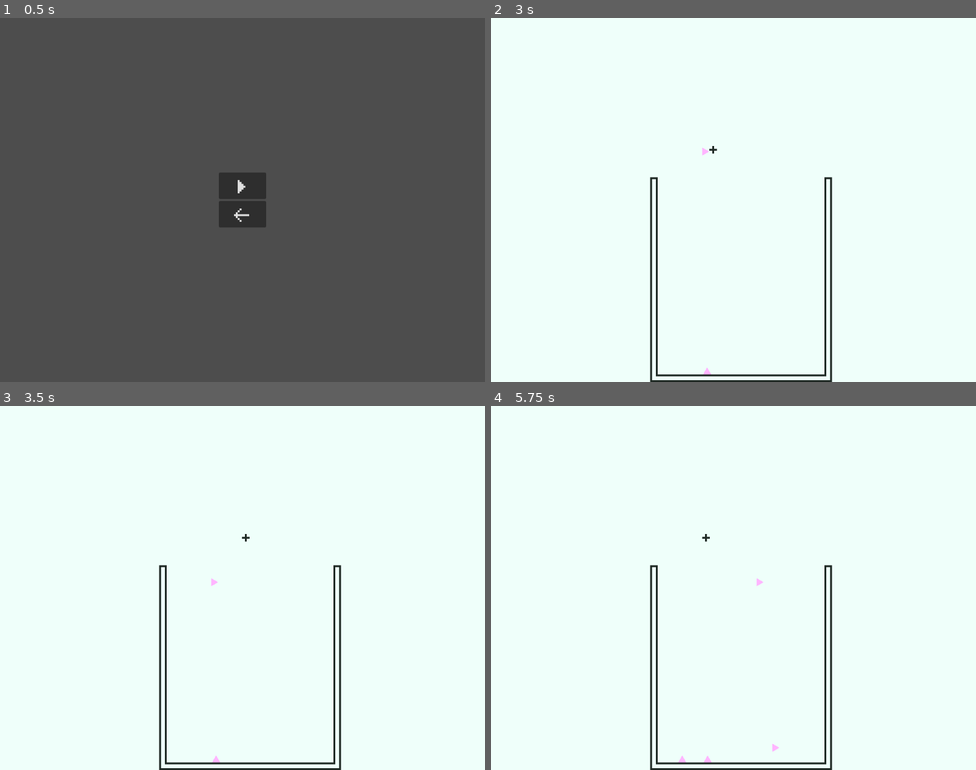
Above: before the commit, frames 1-4 (two rows, left to right).
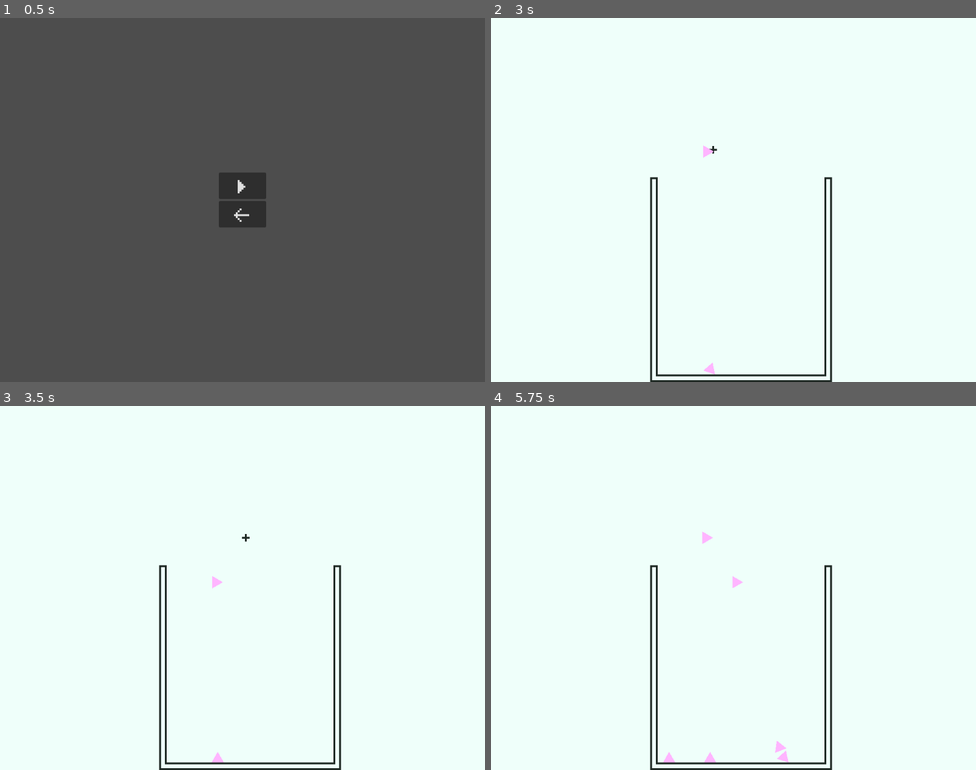
Above: after the commit, the same moments.

Repository: Silvester56/suikagon
Game: Godot game, scene res://scenes/main_menu.tscn
Two runs of this game, one before a commit and one after it. Both use one fixed random seed, a clock stepped at 60 frames per second and the inputs below.
Inputs:
- Up to frame 1 (0.5 s): no input
- Up to frame 2 (3 s): click "M" at 0.5 s; tap Enter at 1.25 s; hold D (right) 1.28-2.03 s; tap Space (drop) at 1.35, 2, 2.1, 2.85 s; hold A (left) 2.03-2.78 s; hold D (right) from 2.78 s (still down)
- Up to frame 3 (3.5 s): keep holding D (right)
- Up to frame 4 (5.75 s): tap Enter at 3.5, 5 s; tap Space (drop) at 3.6, 4.25, 4.35, 5.1 s; release D (right) at 4.28 s; hold A (left) from 4.28 s (still down)

Frame 1 is identical in both runs. In frame 2, less than 0.1% of the frame differs, in the area x 43-47%, y 35-98%; in frame 3, less than 0.1%; in frame 4, 0.3%, in the area x 35-62%, y 34-98%.

Commit message:
Refactor scenes to create polygons via code

Diff:
--- a/scenes/game.tscn
+++ b/scenes/game.tscn
@@ -1,9 +1,9 @@
 [gd_scene load_steps=8 format=4 uid="uid://guo48c2kk88c"]
 
-[ext_resource type="Texture2D" uid="uid://hg1jngpaj0vc" path="res://assets/suikashape_bin.png" id="1_xwsia"]
+[ext_resource type="Texture2D" uid="uid://hg1jngpaj0vc" path="res://assets/suikagon_bin.png" id="1_xwsia"]
 [ext_resource type="Script" path="res://scripts/player.gd" id="2_37wt5"]
 [ext_resource type="Texture2D" uid="uid://bj1lhw6ojwlse" path="res://assets/suikagon_player.png" id="3_03u2x"]
-[ext_resource type="PackedScene" uid="uid://cl8jliqdp472p" path="res://scenes/triangle.tscn" id="3_n5yn5"]
+[ext_resource type="PackedScene" uid="uid://cl8jliqdp472p" path="res://scenes/polygon.tscn" id="3_n5yn5"]
 
 [sub_resource type="TileSetAtlasSource" id="TileSetAtlasSource_polh0"]
 texture = ExtResource("1_xwsia")
@@ -51,7 +51,7 @@
 collision_layer = 2
 collision_mask = 2
 script = ExtResource("2_37wt5")
-Triangle = ExtResource("3_n5yn5")
+Polygon = ExtResource("3_n5yn5")
 
 [node name="CollisionShape2D" type="CollisionShape2D" parent="Player"]
 shape = SubResource("RectangleShape2D_bxt7l")
--- a/scenes/triangle.tscn
+++ b/scenes/polygon.tscn
@@ -1,9 +1,12 @@
-[gd_scene format=3 uid="uid://cl8jliqdp472p"]
+[gd_scene load_steps=2 format=3 uid="uid://cl8jliqdp472p"]
 
-[node name="Triangle" type="RigidBody2D"]
+[ext_resource type="Script" path="res://scripts/polygon.gd" id="1_50fdp"]
+
+[node name="Polygon" type="RigidBody2D"]
 gravity_scale = 0.5
 contact_monitor = true
 max_contacts_reported = 1
+script = ExtResource("1_50fdp")
 
 [node name="CollisionShape2D" type="CollisionPolygon2D" parent="."]
 polygon = PackedVector2Array(10, 0, -5, 8.66, -5, -8.66)
--- a/scenes/square.tscn
+++ /dev/null
@@ -1,11 +0,0 @@
-[gd_scene format=3 uid="uid://ct5tssocystaa"]
-
-[node name="Square" type="RigidBody2D"]
-gravity_scale = 0.5
-
-[node name="CollisionShape2D" type="CollisionPolygon2D" parent="."]
-polygon = PackedVector2Array(15, 15, -15, 15, -15, -15, 15, -15)
-
-[node name="Polygon2D" type="Polygon2D" parent="."]
-color = Color(0, 0.709804, 1, 1)
-polygon = PackedVector2Array(15, 15, -15, 15, -15, -15, 15, -15)
--- a/scripts/player.gd
+++ b/scripts/player.gd
@@ -1,6 +1,6 @@
 extends CharacterBody2D
 
-@export var Triangle: PackedScene
+@export var Polygon: PackedScene
 
 var speed = 100
 var currentShape
@@ -22,7 +22,7 @@
 func drop() -> void:
 	canGetNextShape = true
 	currentShape.reparent($"..")
-	currentShape.gravity_scale = 0.5
+	currentShape.freeze = false
 	currentShape.connect("body_entered", _on_shape_collision)
 
 func _on_shape_collision(body) -> void:
@@ -30,7 +30,8 @@
 
 func getNextShape() -> void:
 	if canGetNextShape:
-		currentShape = Triangle.instantiate()
-		currentShape.gravity_scale = 0
+		currentShape = Polygon.instantiate()
+		currentShape.setAttributes(3, 15)
+		currentShape.freeze = true
 		call_deferred("add_child", currentShape)
 		canGetNextShape = false
--- /dev/null
+++ b/scripts/polygon.gd
@@ -0,0 +1,9 @@
+extends RigidBody2D
+
+func setAttributes(edges: int, scale: float) -> void:
+	var polygonVectorArray = []
+	var angle = 2 * PI / edges
+	for i in edges:
+		polygonVectorArray.push_back(Vector2(cos(angle * i) * scale, sin(angle * i) * scale))
+	$CollisionShape2D.polygon = polygonVectorArray
+	$Polygon2D.polygon = polygonVectorArray
Renamed: assets/suikashape_bin.png -> assets/suikagon_bin.png
Not shown, changed: assets/suikagon_bin.png.import
